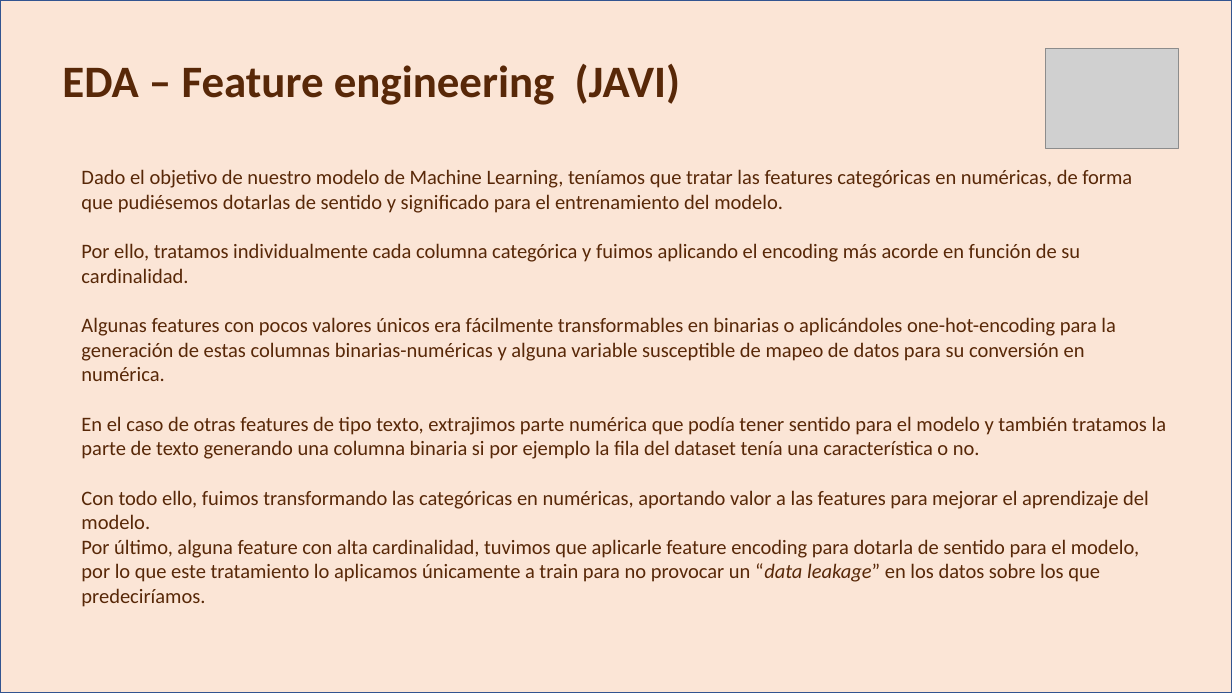
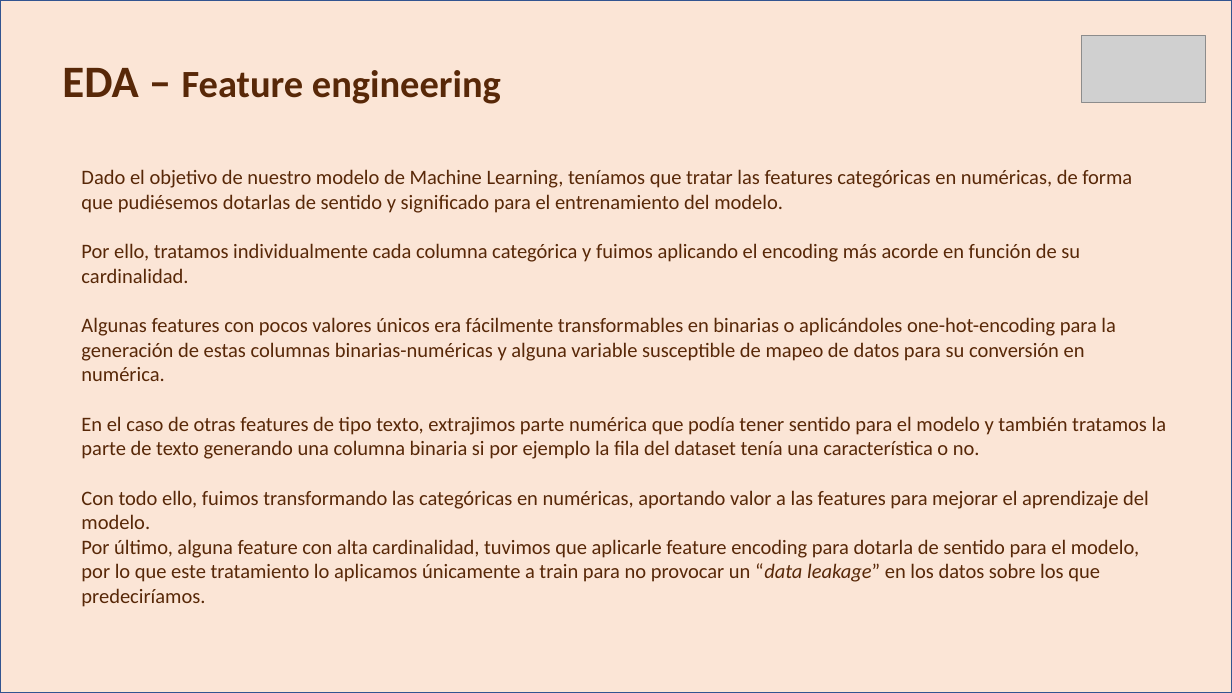
Before and after one commit to HimuraFresh/ML_-Grupo_1-, a slide deck: slide 10 of ML_ppt.pptx. Drawn at 1232x693 pixels with LibreOffice and Linux fonts; fonts in the diff are those of the drawing; grey boxes stand for pictures. Boxes give left, top, right and bottom in pixels: in the first picture for what was removed or moved away, otherwise in the second. Text is boxed around its words. In the diff, an @@ line names an element or a change of style, - is before the commit and + after.

```diff
--- a/ML_ppt.pptx
+++ b/ML_ppt.pptx
@@ picture removed at (1046,48,1179,148) @@
@@ picture added at (1082,35,1206,103) @@
@@ text at (62,68,501,104): text changed; size 35 to 30 pt @@
-EDA – Feature engineering (JAVI)
+EDA – Feature engineering
```
Also in this commit, not shown: 13 other slides changed, 4 slides added, 2 other files.
